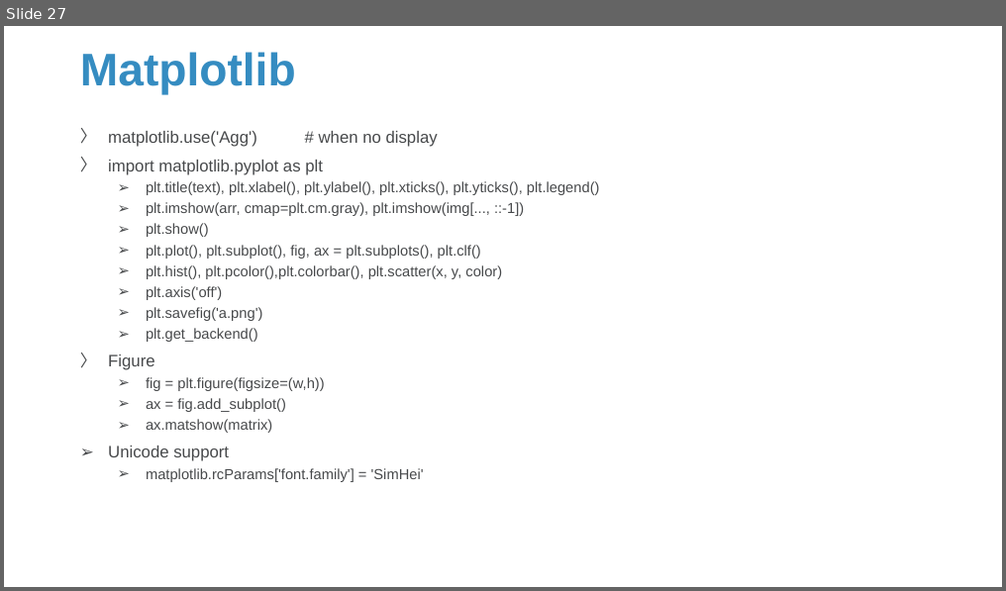
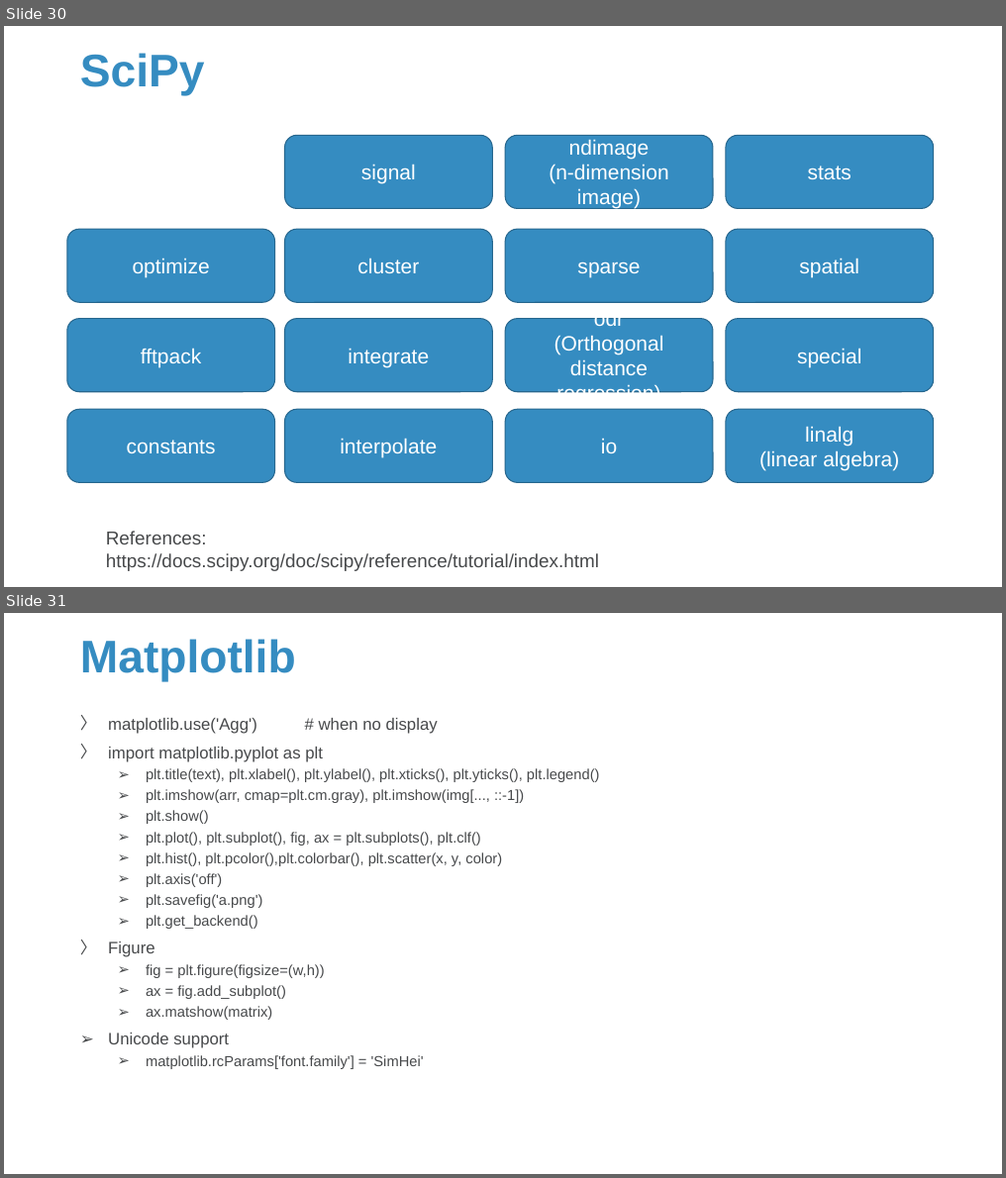
Before and after one commit to Sparks-Lu/TechNotes, a slide deck: Python/Python-Notes.pptx. Shown one above the other, each under a label of ours: slide 27 before the commit, slides 30 and 31 after it. The pictures are 1006x591 and 1006x1178 pixels, drawn with LibreOffice and Linux fonts; fonts in the diff are those of the drawing; background and template pictures are left out. Boxes give left, top, right and bottom in pixels: in the first picture for what was removed or moved away, otherwise in the second. Text is boxed around its words. In the diff, an @@ line names an element or a change of style, - is before the commit and + after.

```diff
--- a/Python/Python-Notes.pptx
+++ b/Python/Python-Notes.pptx
@@ slide 30 added at (4, 26, 1002, 587), background picture (left out) @@
@@ title added at (80, 53, 205, 96), 44 pt, text #358CC1, bold @@
+SciPy
@@ rounded rectangle added at (285, 135, 492, 209), fill #358CC1, outline #27688F 1 pt, 20 pt, text #FFFFFF @@
+signal
@@ rounded rectangle added at (506, 135, 713, 209), fill #358CC1, outline #27688F 1 pt, 20 pt, text #FFFFFF @@
+ndimage
+(n-dimension image)
@@ rounded rectangle added at (726, 135, 933, 209), fill #358CC1, outline #27688F 1 pt, 20 pt, text #FFFFFF @@
+stats
@@ rounded rectangle added at (67, 229, 274, 302), fill #358CC1, outline #27688F 1 pt, 20 pt, text #FFFFFF @@
+optimize
@@ rounded rectangle added at (285, 229, 492, 302), fill #358CC1, outline #27688F 1 pt, 20 pt, text #FFFFFF @@
+cluster
@@ rounded rectangle added at (506, 229, 713, 302), fill #358CC1, outline #27688F 1 pt, 20 pt, text #FFFFFF @@
+sparse
@@ rounded rectangle added at (726, 229, 933, 302), fill #358CC1, outline #27688F 1 pt, 20 pt, text #FFFFFF @@
+spatial
@@ rounded rectangle added at (67, 319, 274, 392), fill #358CC1, outline #27688F 1 pt, 20 pt, text #FFFFFF @@
+fftpack
@@ rounded rectangle added at (285, 319, 492, 392), fill #358CC1, outline #27688F 1 pt, 20 pt, text #FFFFFF @@
+integrate
@@ rounded rectangle added at (506, 319, 713, 392), fill #358CC1, outline #27688F 1 pt, 20 pt, text #FFFFFF @@
+odr
+(Orthogonal distance regression)
@@ rounded rectangle added at (726, 319, 933, 392), fill #358CC1, outline #27688F 1 pt, 20 pt, text #FFFFFF @@
+special
@@ rounded rectangle added at (67, 409, 274, 482), fill #358CC1, outline #27688F 1 pt, 20 pt, text #FFFFFF @@
+constants
@@ rounded rectangle added at (285, 409, 492, 482), fill #358CC1, outline #27688F 1 pt, 20 pt, text #FFFFFF @@
+interpolate
@@ rounded rectangle added at (506, 409, 713, 482), fill #358CC1, outline #27688F 1 pt, 20 pt, text #FFFFFF @@
+io
@@ rounded rectangle added at (726, 409, 933, 482), fill #358CC1, outline #27688F 1 pt, 20 pt, text #FFFFFF @@
+linalg
+(linear algebra)
@@ text added at (106, 531, 599, 571), 18 pt, text #47494B @@
+References: https://docs.scipy.org/doc/scipy/reference/tutorial/index.html
@@ what was slide 27 is now slide 31 @@
```
Also in this commit, not shown: 6 slides changed, 8 other slides added, 2 slides removed, 6 other files.
